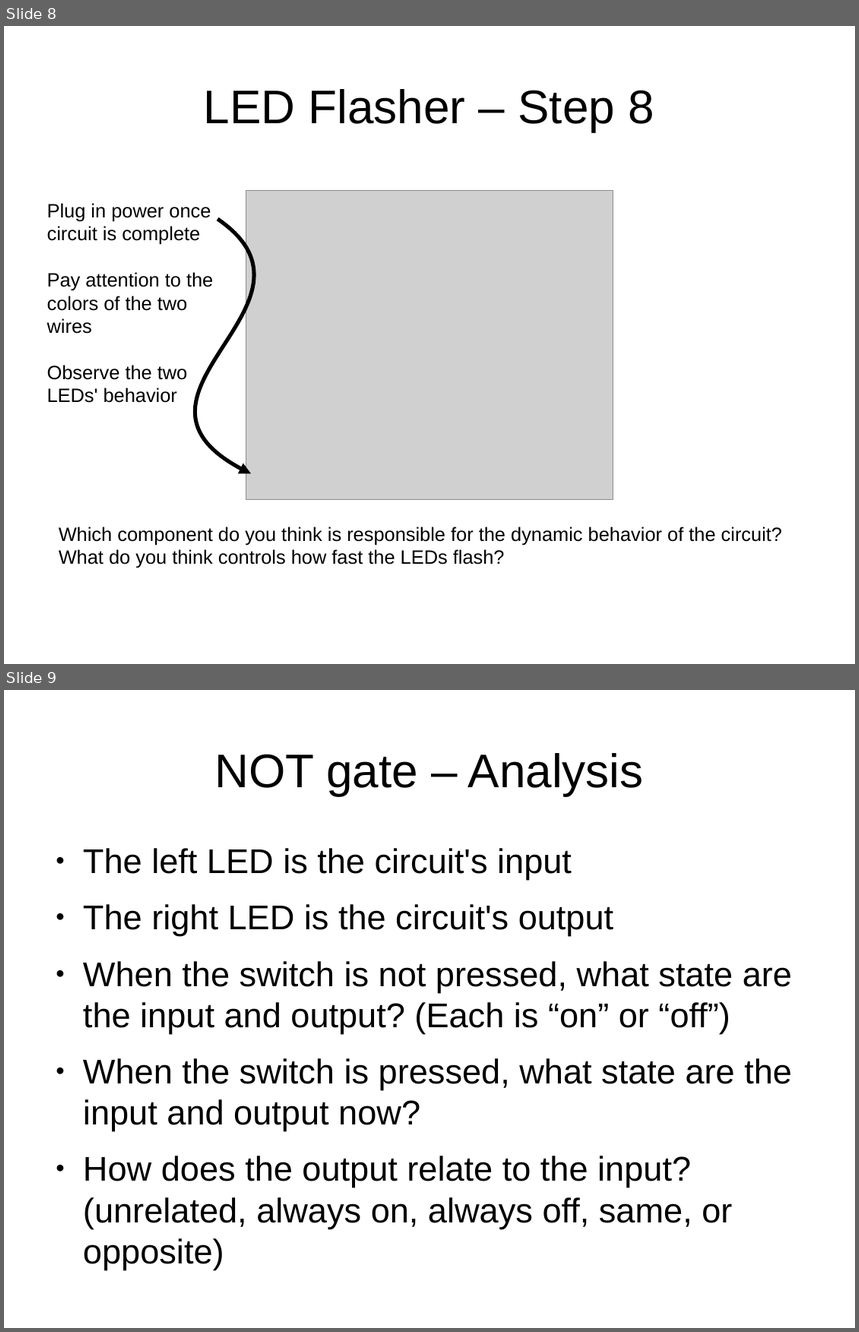
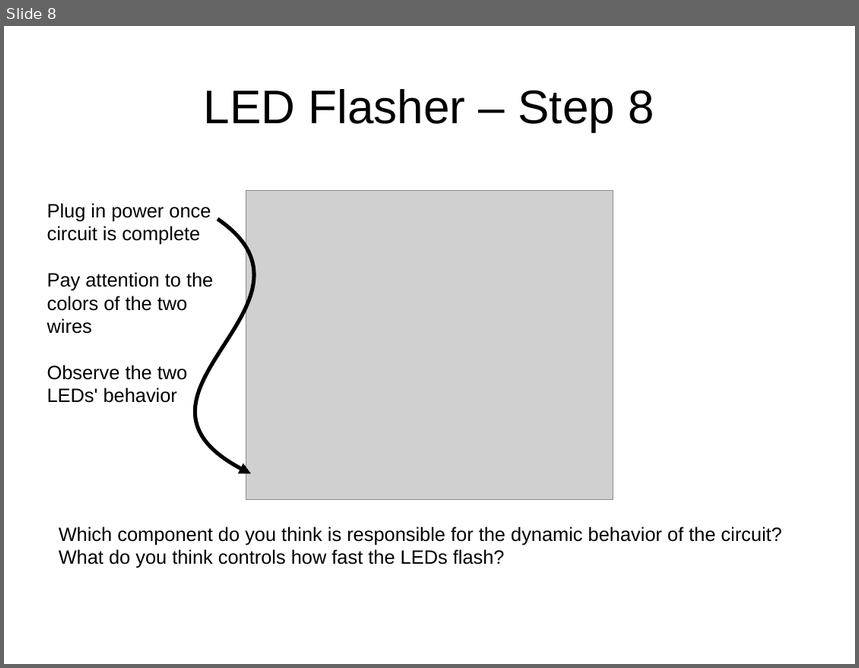
Before and after one commit to swarren/presentations, a slide deck: circuit-building/astable/astable.odp. Shown one above the other, each under a label of ours: slides 8 and 9 before the commit, slide 8 after it. The pictures are 859x1332 and 859x668 pixels, drawn with LibreOffice and Linux fonts; fonts in the diff are those of the drawing; grey boxes stand for pictures; background and template pictures are left out. Boxes give left, top, right and bottom in pixels: in the first picture for what was removed or moved away, otherwise in the second. Text is boxed around its words. In the diff, an @@ line names an element or a change of style, - is before the commit and + after.

Commit message:
circuit building: remove extra stale slide in astable handout

```diff
--- a/circuit-building/astable/astable.odp
+++ b/circuit-building/astable/astable.odp
@@ slide 9 removed at [4,690,855,1328], background #FFFFFF @@
@@ title removed at [215,753,644,796] @@
-NOT gate – Analysis
@@ text removed at [83,848,792,1229] @@
-● The left LED is the circuit's input
-● The right LED is the circuit's output
-● When the switch is not pressed, what state are the input and output? (Each is “on” or “off”)
-● When the switch is pressed, what state are the input and output now?
-● How does the output relate to the input? (unrelated, always on, always off, same, or opposite)
```
Also in this commit, not shown: 1 other file.
